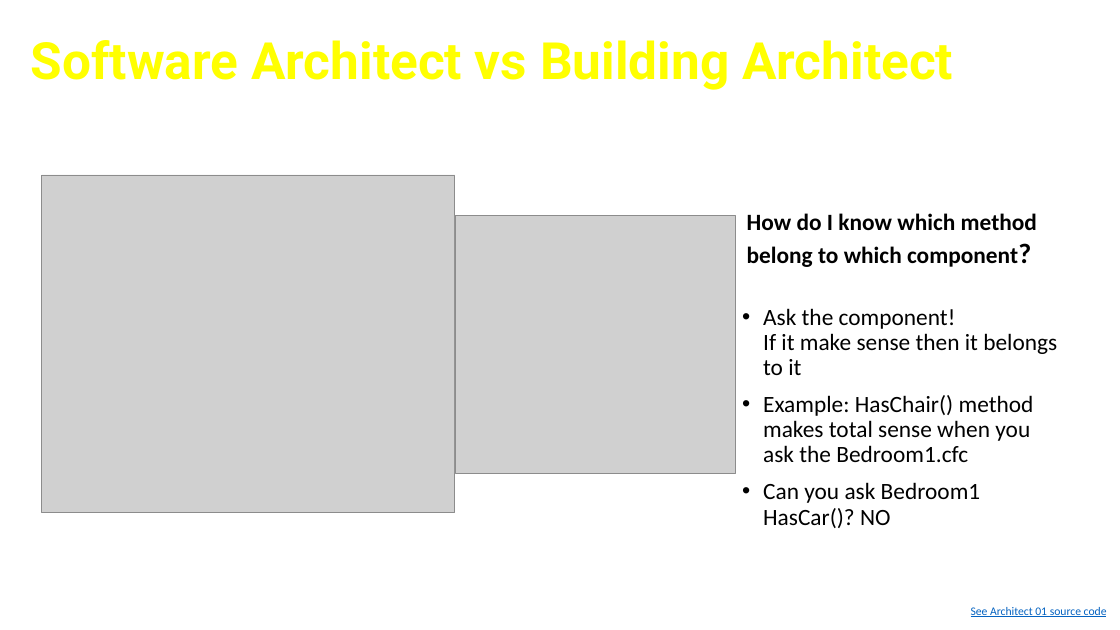
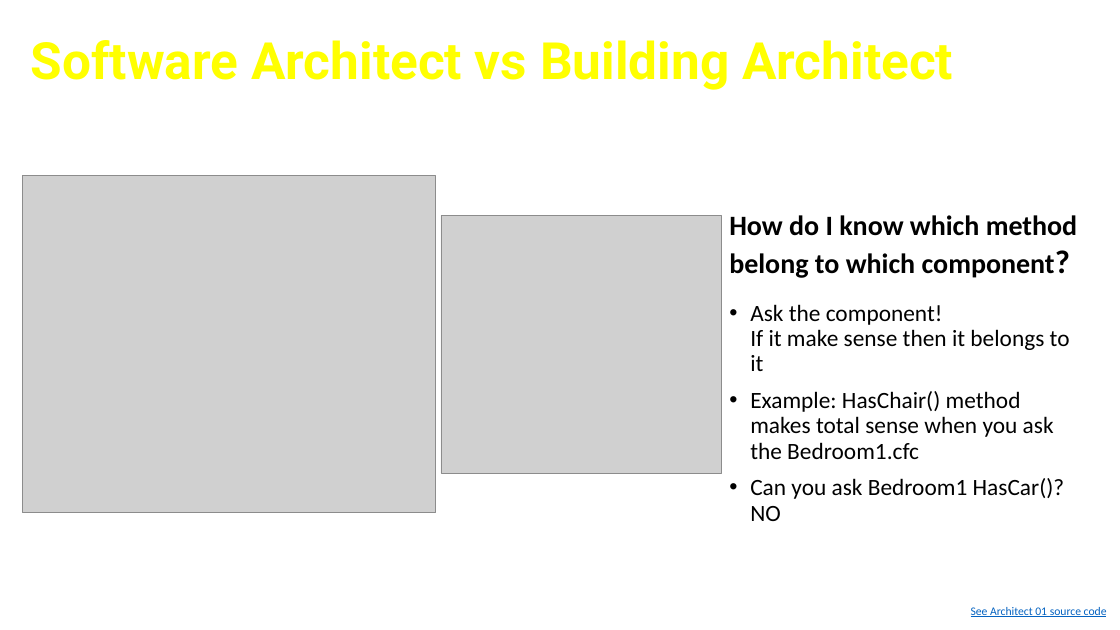
Before and after one commit to cfclick/CFSummit2016, a slide deck: slide 13 of powerpoint/architect/Crafting CF App Like An Architect.pptx. Drawn at 1120x630 pixels with LibreOffice and Linux fonts; fonts in the diff are those of the drawing; grey boxes stand for pictures; background and template pictures are left out. Boxes give left, top, right and bottom in pixels: in the first picture for what was removed or moved away, otherwise in the second. Text is boxed around its words. In the diff, an @@ line names an element or a change of style, - is before the commit and + after.

Commit message:
Slides font fix

```diff
--- a/powerpoint/architect/Crafting CF App Like An Architect.pptx
+++ b/powerpoint/architect/Crafting CF App Like An Architect.pptx
@@ picture moved from (x1=42, y1=175, x2=455, y2=513) to (x1=23, y1=176, x2=436, y2=513) @@
@@ text "How do I know which ..." moved from (x1=747, y1=213, x2=1037, y2=267) to (x1=729, y1=215, x2=1077, y2=278) @@
@@ text "How do I know which ..." at (x1=729, y1=215, x2=1077, y2=278): size 20 to 24 pt; size 24 to 28 pt in "component?" @@
@@ picture moved from (x1=455, y1=215, x2=734, y2=473) to (x1=441, y1=215, x2=721, y2=473) @@
@@ text "Ask the component! If it ..." rewrapped from (x1=763, y1=308, x2=1057, y2=528) to (x1=750, y1=304, x2=1070, y2=521) @@
```
Also in this commit, not shown: 11 other slides changed, 1 other file.
